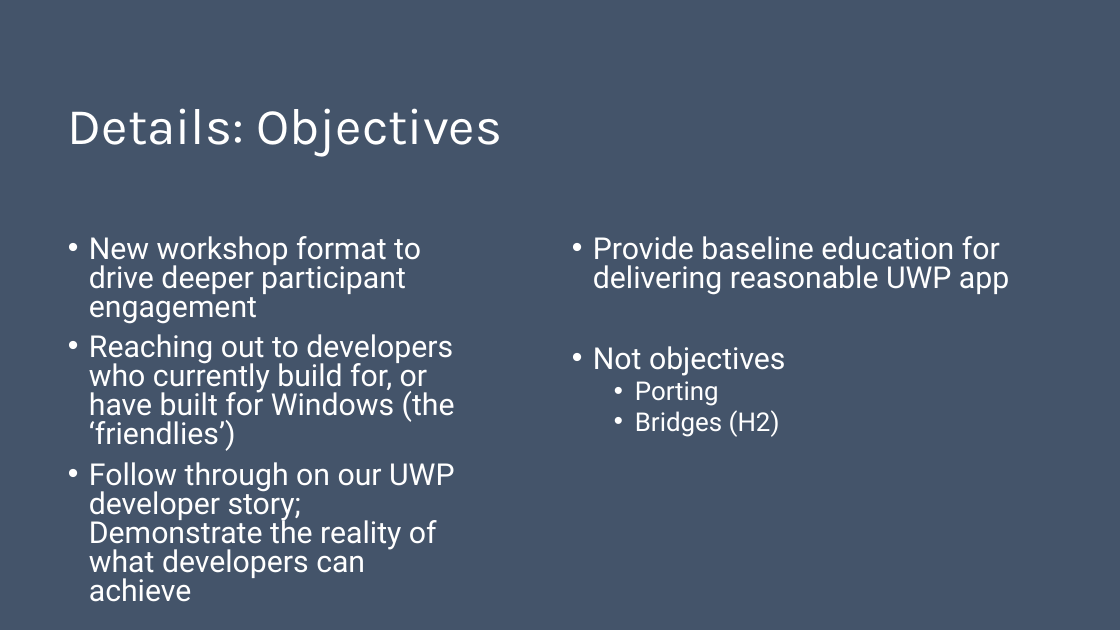
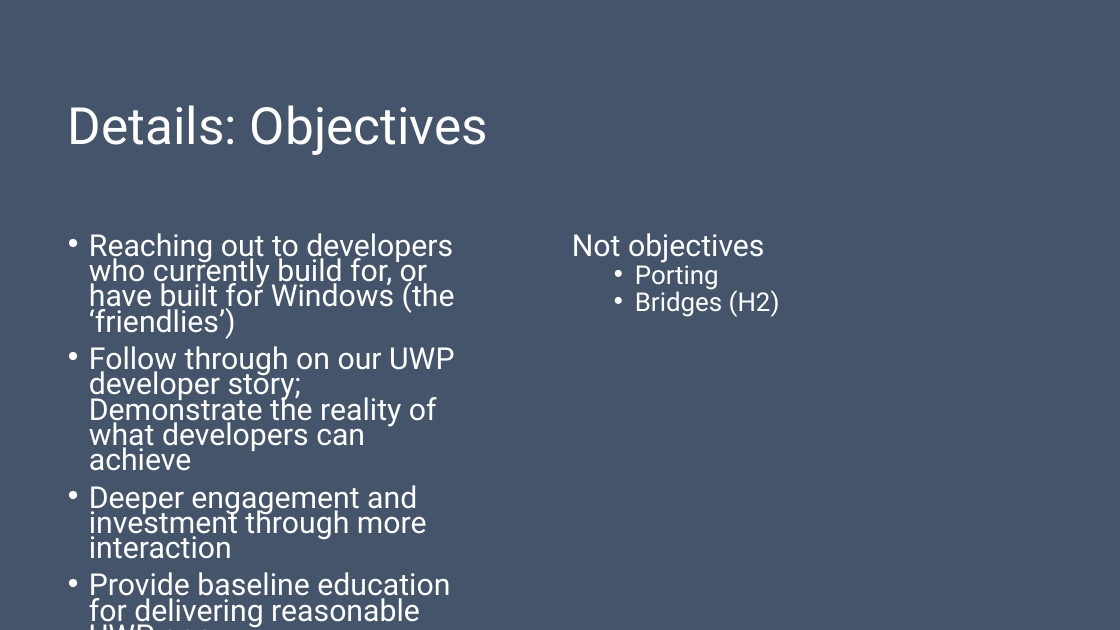
Before and after one commit to evangelism/WinDevWorkshop, a slide deck: slide 3 of 10.08.15.Train the Trainer.pptx. Drawn at 1120x630 pixels with LibreOffice and Linux fonts; fonts in the diff are those of the drawing. Boxes give left, top, right and bottom in pixels: in the first picture for what was removed or moved away, otherwise in the second. Text is boxed around its words. In the diff, an @@ line names an element or a change of style, - is before the commit and + after.

Commit message:
Final TTT

```diff
--- a/10.08.15.Train the Trainer.pptx
+++ b/10.08.15.Train the Trainer.pptx
@@ title "Details: Objectives" at <box>68,105,488,155</box>: font Karla to Roboto @@
@@ text at <box>89,236,421,324</box>: paragraph removed @@
-• New workshop format to drive deeper participant engagement
@@ text at <box>89,233,455,471</box>: line spacing 0.8 to 0.7 @@
@@ text "Not objectives" at <box>572,233,780,317</box>: bullet • to none; line spacing 0.8 to 0.7 @@
@@ text at <box>593,236,1009,295</box>: paragraph removed @@
-• Provide baseline education for delivering reasonable UWP app
@@ text at <box>89,485,450,629</box>: paragraphs added @@
+• Deeper engagement and investment through more interaction
+• Provide baseline education for delivering reasonable UWP app
```
Also in this commit, not shown: 16 other slides changed.
